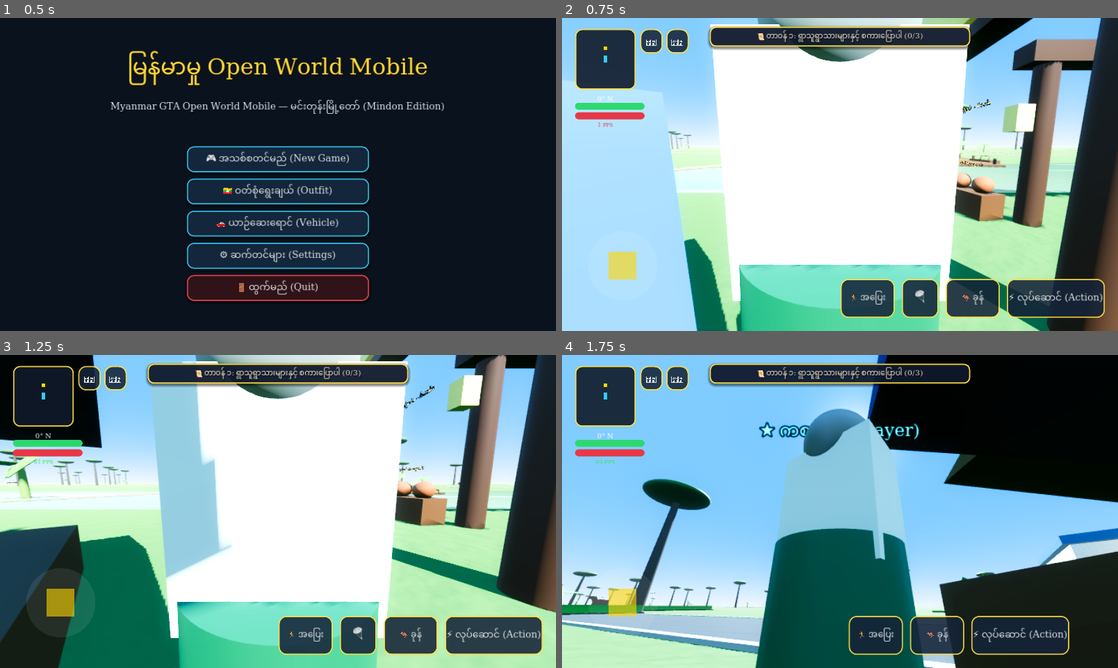
Above: before the commit, frames 1-4 (two rows, left to right).
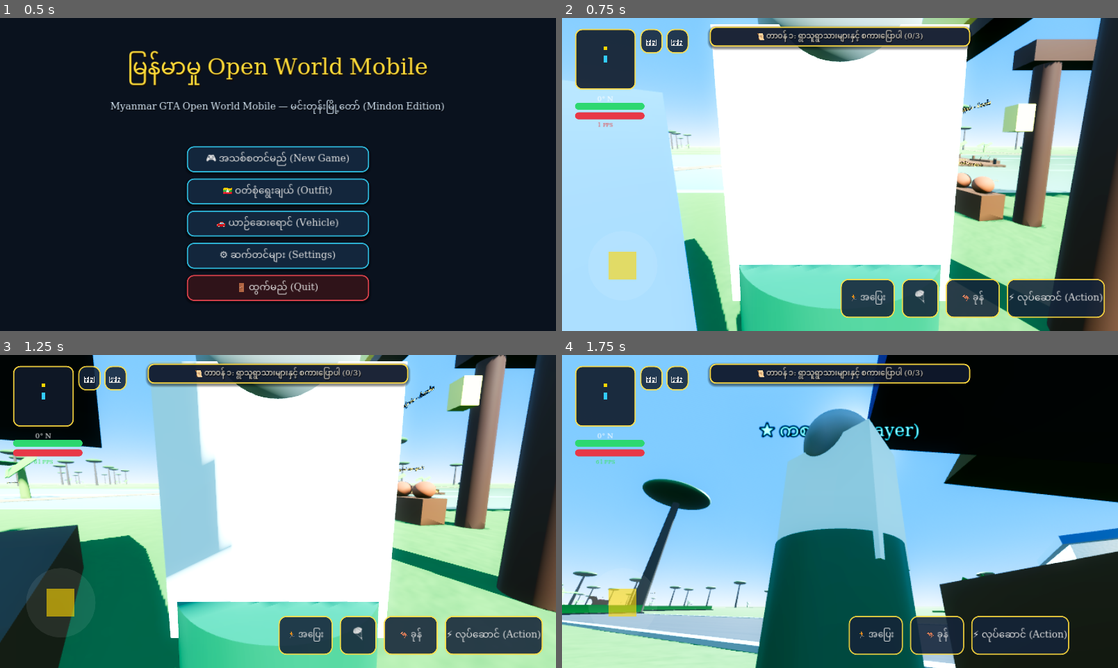
Above: after the commit, the same moments.

Repository: sudohlaingwin/gta-open-world
Game: Godot game, scene res://scenes/main_menu.tscn
Two runs of this game, one before a commit and one after it. Both use one fixed random seed, a clock stepped at 60 frames per second and the inputs below.
Inputs (mouse positions are in pixels of both pictures, inside the frame that each line leads up to):
- Up to frame 1 (0.5 s): no input
- Up to frame 2 (0.75 s): click "🎮 အသစ်စတင်မည် (New Game)" at 0.5 s
- Up to frame 3 (1.25 s): no input
- Up to frame 4 (1.75 s): drag from (628, 611) to (895, 442) at 1.27 s

Frame 1 is identical in both runs. In frame 2, 0.6% of the frame differs, in the area x 19-93%, y 43-56%; in frame 3, 0.2%; in frame 4, nothing differs.

Commit message:
Slice 275: Ayeyarwady Fluvial Hydrodynamics Live Shader Lever & Graphics Pipeline Enhancement

Diff:
--- a/scripts/settings_panel.gd
+++ b/scripts/settings_panel.gd
@@ -206,6 +206,10 @@
 	# Lever 5: Live Dynamic Foliage Sway Wind Modulation
 	_apply_foliage_sway_multiplier(foliage_wind_mult)
 
+	# Lever 6: Dynamic Fluvial River Water Wave Modulation
+	var water_wave_mult = 1.0 if quality in ["hd", "ultra"] else (0.6 if quality == "balanced" else 0.0)
+	_apply_water_wave_multiplier(water_wave_mult)
+
 func _apply_foliage_sway_multiplier(mult: float) -> void:
 	var foliage_nodes = get_tree().get_nodes_in_group("foliage")
 	for node in foliage_nodes:
@@ -215,6 +219,13 @@
 				if mat is ShaderMaterial:
 					mat.set_shader_parameter("wind_strength", 0.22 * mult)
 					mat.set_shader_parameter("flutter_strength", 0.08 * mult)
+
+func _apply_water_wave_multiplier(mult: float) -> void:
+	var river_node = get_tree().root.find_child("VillageRiverWater", true, false) as MeshInstance3D
+	if river_node:
+		var mat = river_node.get_surface_override_material(0)
+		if mat is ShaderMaterial:
+			mat.set_shader_parameter("wave_amplitude", 0.12 * mult)
 
 func _on_vibrate_toggled(pressed: bool) -> void:
 	var sm = _sm()
Not shown, changed: COLLAB.md
